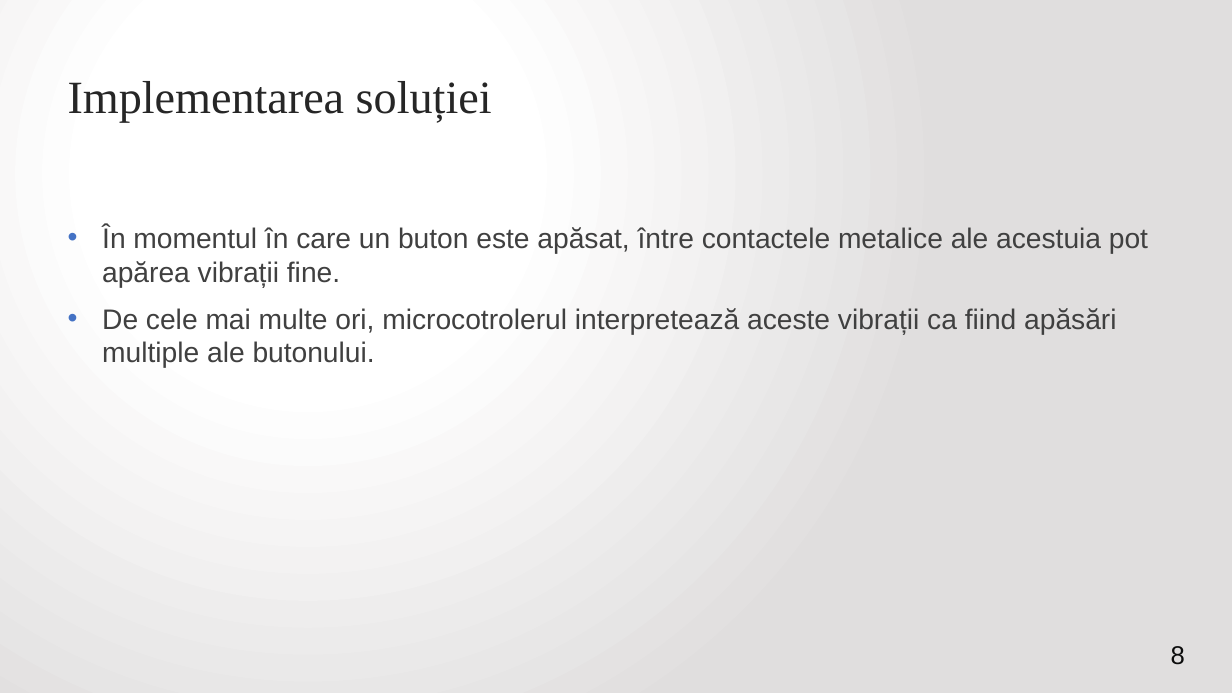
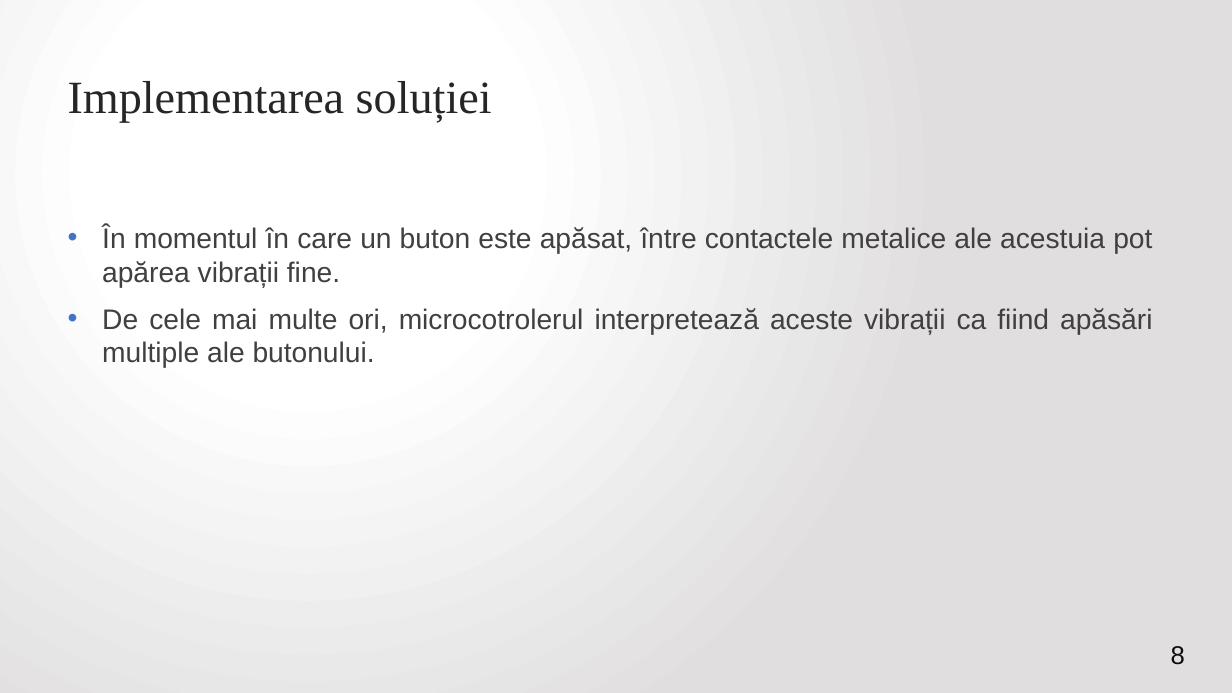
Before and after one commit to VitomirDragan/TemperatureManagement-IOT-, a slide deck: slide 8 of Prezentare/Termostat inteligent controlat printr-o aplicație web.pptx. Drawn at 1232x693 pixels with LibreOffice and Linux fonts; fonts in the diff are those of the drawing; background and template pictures are left out. Boxes give left, top, right and bottom in pixels: in the first picture for what was removed or moved away, otherwise in the second. Text is boxed around its words. In the diff, an @@ line names an element or a change of style, - is before the commit and + after.

```diff
--- a/Prezentare/Termostat inteligent controlat printr-o aplicație web.pptx
+++ b/Prezentare/Termostat inteligent controlat printr-o aplicație web.pptx
@@ text "În momentul în care un ..." at [102,226,1152,368]: alignment left to justified @@
```
Also in this commit, not shown: 5 other slides changed, 4 other files.
